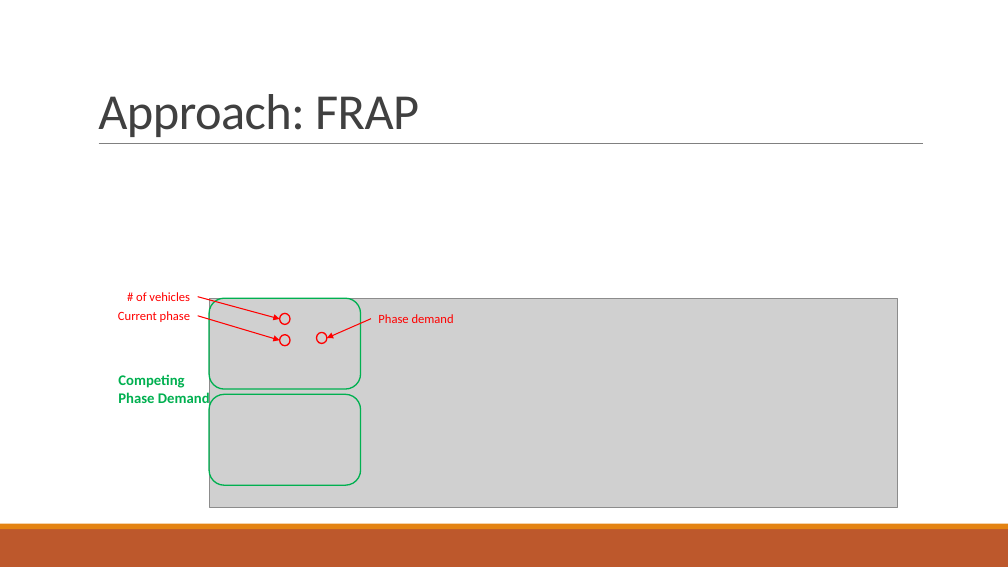
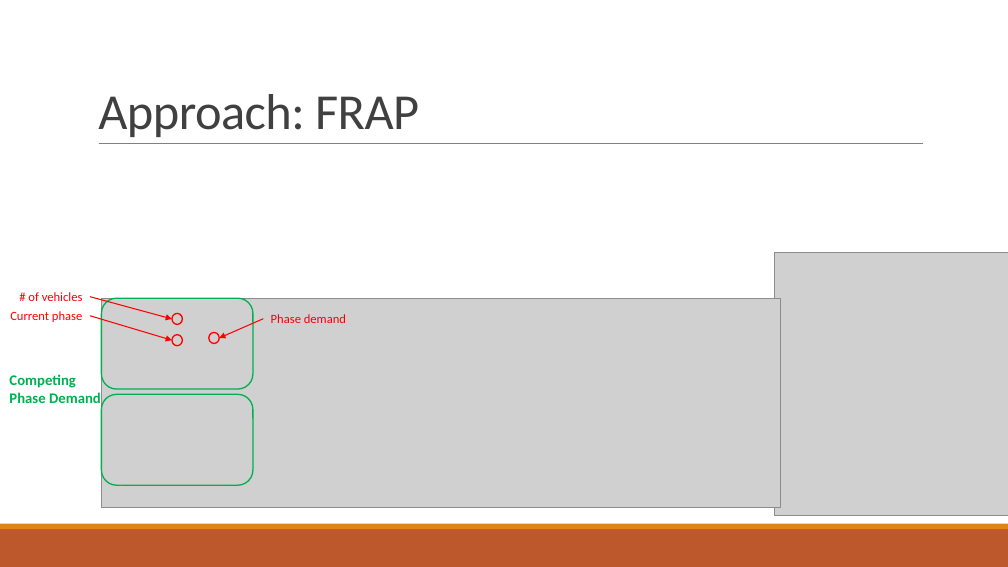
Before and after one commit to 3neutronstar/traffic-optimization_RL, a slide deck: slide 22 of 1st_Seminar(강민수).pptx. Drawn at 1008x567 pixels with LibreOffice and Linux fonts; fonts in the diff are those of the drawing; grey boxes stand for pictures. Boxes give left, top, right and bottom in pixels: in the first picture for what was removed or moved away, otherwise in the second. Text is boxed around its words. In the diff, an @@ line names an element or a change of style, - is before the commit and + after.

```diff
--- a/1st_Seminar(강민수).pptx
+++ b/1st_Seminar(강민수).pptx
@@ picture added at (774,253,1008,516) @@
@@ 2 arrows, 1 text: place and size @@
-2 arrows, 1 text at (118,296,280,340)
+2 arrows, 1 text at (10,296,172,340)
@@ picture: place and size @@
-picture at (209,298,898,507)
+picture at (101,298,780,507)
@@ 3 texts, 3 ellipses, 2 rounded rectangles, 1 arrow: place and size @@
-3 texts, 3 ellipses, 2 rounded rectangles, 1 arrow at (118,292,454,485)
+3 texts, 3 ellipses, 2 rounded rectangles, 1 arrow at (9,292,346,485)
```
Also in this commit, not shown: 6 other slides changed, 1 slide added, 1 slide removed, 1 other file.
